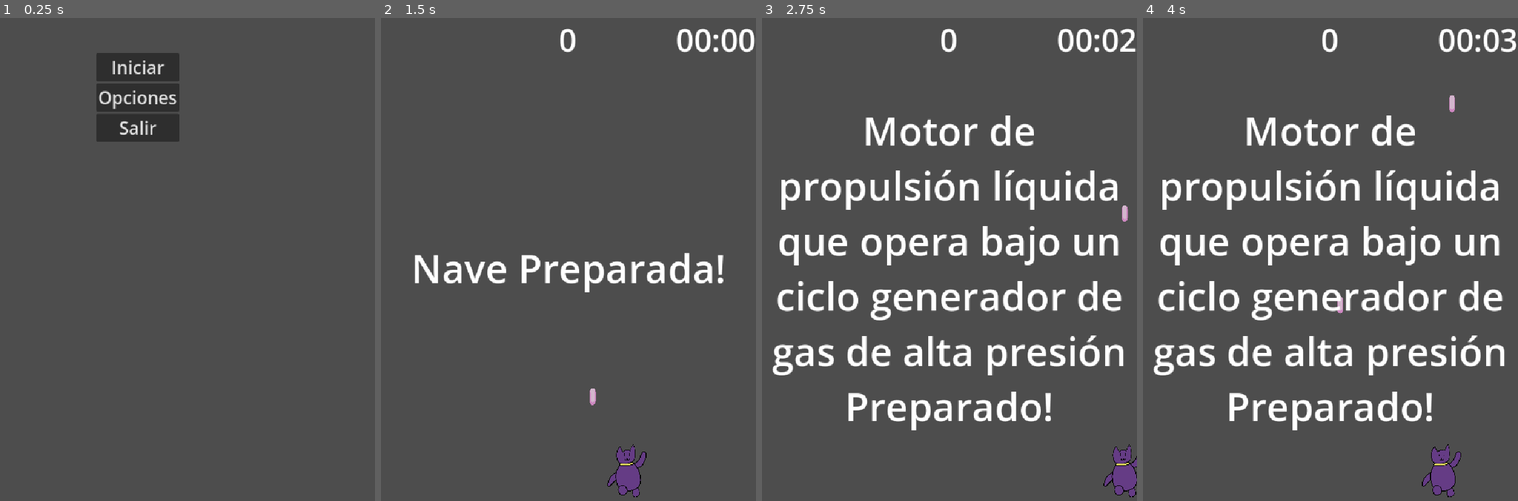
Above: before the commit, frames 1-4 (left to right).
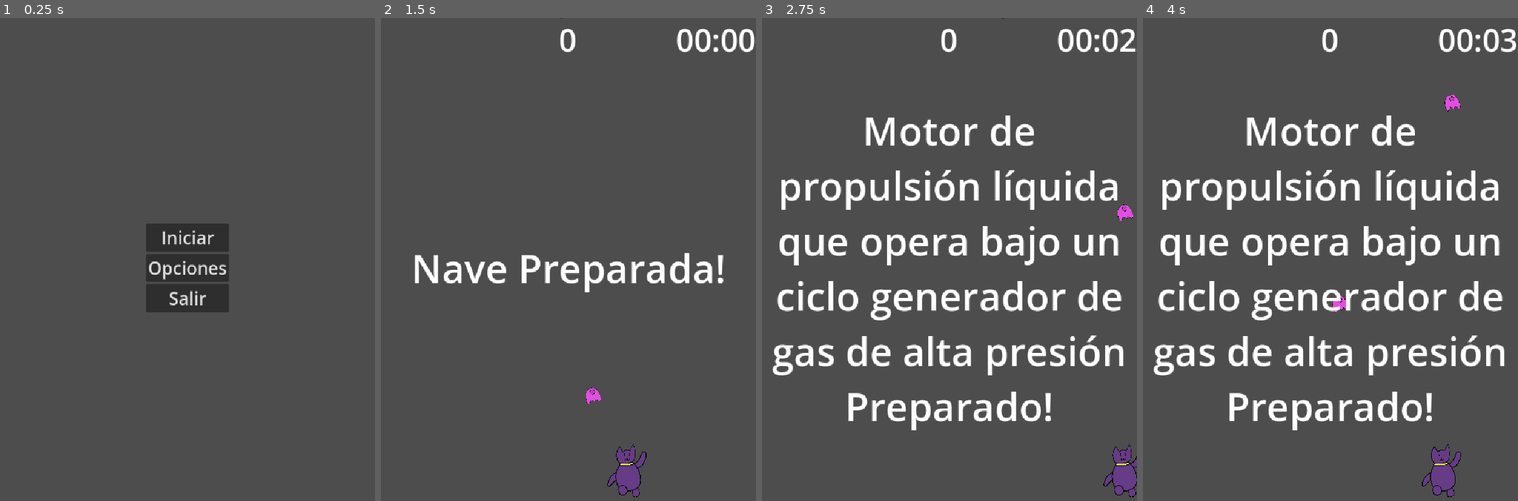
Above: after the commit, the same moments.

Repository: Ian-Jesus/El-viaje-de-Pon
Game: Godot game, scene res://Escenas/menu.tscn
The game is run twice, just before and just after one commit, with the same random seed, the same clock (stepped at 60 frames per second) and the same inputs. The engine's default icon, where the game draws it, is replaced by a stand-in: a white triangle on a blue panel in a dark square.
Inputs:
- Up to frame 1 (0.25 s): no input
- Up to frame 2 (1.5 s): click "Iniciar" at 0.5 s; tap Enter (ui_accept) at 1.25 s; hold Right (ui_right) from 1.28 s (still down); tap W (ata) at 1.35 s
- Up to frame 3 (2.75 s): keep holding Right (ui_right); tap Enter (ui_accept) at 1.52, 2.27 s; tap W (ata) at 2.1 s
- Up to frame 4 (4 s): release Right (ui_right) at 2.78 s; hold A (izq) 2.78-3.53 s; tap D (der) at 2.85 s; tap W (ata) at 3.05, 3.6 s; hold Right (ui_right) from 3.53 s (still down); tap Enter (ui_accept) at 3.77 s

The runs differ from the first frame. In frame 1, 7.3% of the frame differs, in the area x 25-61%, y 7-61%; in frame 2, 0.1%; in frame 3, 0.1%; in frame 4, 0.2%.

Commit message:
nueva rama sprites
cree una rama para agregar los sprites nuevos, hasta ahora solo estan los que yo hice que son bocetos

Diff:
--- a/Actores/bala.tscn
+++ b/Actores/bala.tscn
@@ -1,17 +1,17 @@
 [gd_scene format=3 uid="uid://pna8uivww3px"]
 
 [ext_resource type="Script" uid="uid://bj2uecvi8jisx" path="res://Scripts/bala.gd" id="1_dllt4"]
-[ext_resource type="Texture2D" uid="uid://k2y4h6p6kma3" path="res://Sprites/bala.png" id="2_dllt4"]
+[ext_resource type="Texture2D" uid="uid://c3nbhdxk1tqc6" path="res://Sprites/prototipos/ataque.png" id="2_dllt4"]
 
 [sub_resource type="RectangleShape2D" id="RectangleShape2D_q5sfa"]
-size = Vector2(14, 37)
+size = Vector2(27, 37)
 
 [node name="bala" type="CharacterBody2D" unique_id=234226471]
 collision_mask = 0
 script = ExtResource("1_dllt4")
 
 [node name="Sprite2D" type="Sprite2D" parent="." unique_id=1558668657]
-scale = Vector2(0.15, 0.15)
+scale = Vector2(0.09, 0.09)
 texture = ExtResource("2_dllt4")
 
 [node name="CollisionShape2D" type="CollisionShape2D" parent="." unique_id=681749564]
--- a/Actores/bala_enemigo_2.tscn
+++ b/Actores/bala_enemigo_2.tscn
@@ -1,7 +1,7 @@
 [gd_scene format=3 uid="uid://pt5bc7kdwwm7"]
 
-[ext_resource type="Texture2D" uid="uid://ckohfmo7tdfm2" path="res://Sprites/meteorito.png" id="1_8gusc"]
 [ext_resource type="Script" uid="uid://cqkby7xuer22v" path="res://Scripts/bala_enemigo_2.gd" id="1_fyfj1"]
+[ext_resource type="Texture2D" uid="uid://g5ymgryevyjm" path="res://Sprites/prototipos/meteorito.png" id="2_fyfj1"]
 
 [sub_resource type="CircleShape2D" id="CircleShape2D_g04yl"]
 radius = 20.0
@@ -11,10 +11,11 @@
 collision_mask = 0
 script = ExtResource("1_fyfj1")
 
+[node name="Sprite2D" type="Sprite2D" parent="." unique_id=1888028409]
+modulate = Color(0.56023896, 0.018582309, 9.62615e-08, 1)
+position = Vector2(-1.0000001, 2.0000002)
+scale = Vector2(0.09, 0.09)
+texture = ExtResource("2_fyfj1")
+
 [node name="CollisionShape2D" type="CollisionShape2D" parent="." unique_id=731739587]
 shape = SubResource("CircleShape2D_g04yl")
-
-[node name="Sprite2D" type="Sprite2D" parent="." unique_id=1888028409]
-modulate = Color(0.56023896, 0.018582309, 9.62615e-08, 1)
-scale = Vector2(0.17, 0.17)
-texture = ExtResource("1_8gusc")
--- a/Actores/dr_medusa.tscn
+++ b/Actores/dr_medusa.tscn
@@ -1,13 +1,13 @@
 [gd_scene format=3 uid="uid://bjteyx1ut0pop"]
 
 [ext_resource type="Script" uid="uid://dj6l8qljk0ph" path="res://Scripts/dr_medusa.gd" id="1_ufglm"]
-[ext_resource type="Texture2D" uid="uid://c1jtvjna3cix3" path="res://Sprites/PonOVni.png" id="2_yyt5b"]
+[ext_resource type="Texture2D" uid="uid://17hrretnhp6a" path="res://Sprites/prototipos/drMedusa.png" id="2_ufglm"]
 
 [sub_resource type="RectangleShape2D" id="RectangleShape2D_7asr5"]
-size = Vector2(180, 180)
+size = Vector2(160, 180)
 
 [sub_resource type="RectangleShape2D" id="RectangleShape2D_obaep"]
-size = Vector2(180, 170)
+size = Vector2(160, 170)
 
 [node name="DrMedusa" type="CharacterBody2D" unique_id=372033936 groups=["enemigo2"]]
 collision_layer = 2
@@ -25,8 +25,9 @@
 shape = SubResource("RectangleShape2D_obaep")
 
 [node name="Sprite2D" type="Sprite2D" parent="." unique_id=1242693768]
-modulate = Color(0, 1, 0.023529412, 1)
-texture = ExtResource("2_yyt5b")
+position = Vector2(-10, 10.000001)
+scale = Vector2(0.4, 0.4)
+texture = ExtResource("2_ufglm")
 
 [node name="Marker2D" type="Marker2D" parent="." unique_id=142022598]
 position = Vector2(0, 100)
--- a/Actores/enemigo.tscn
+++ b/Actores/enemigo.tscn
@@ -1,7 +1,7 @@
 [gd_scene format=3 uid="uid://yyuxqkxovco7"]
 
 [ext_resource type="Script" uid="uid://d2iv81kiinjfw" path="res://Scripts/enemigo.gd" id="1_l5t4n"]
-[ext_resource type="Texture2D" uid="uid://ckohfmo7tdfm2" path="res://Sprites/meteorito.png" id="2_l5t4n"]
+[ext_resource type="Texture2D" uid="uid://g5ymgryevyjm" path="res://Sprites/prototipos/meteorito.png" id="2_l5t4n"]
 
 [sub_resource type="CircleShape2D" id="CircleShape2D_obaep"]
 radius = 89.0
@@ -15,6 +15,11 @@
 collision_mask = 4
 script = ExtResource("1_l5t4n")
 
+[node name="Sprite2D" type="Sprite2D" parent="." unique_id=271893212]
+position = Vector2(-6.25, 7.5)
+scale = Vector2(0.4, 0.4)
+texture = ExtResource("2_l5t4n")
+
 [node name="areaDeteccion" type="Area2D" parent="." unique_id=1364154516]
 collision_layer = 0
 
@@ -25,8 +30,4 @@
 scale = Vector2(0.99999994, 0.99999994)
 shape = SubResource("CircleShape2D_dm7cm")
 
-[node name="Sprite2D" type="Sprite2D" parent="." unique_id=271893212]
-scale = Vector2(0.6999999, 0.6999999)
-texture = ExtResource("2_l5t4n")
-
 [connection signal="body_entered" from="areaDeteccion" to="." method="_on_area_deteccion_body_entered"]
--- a/Actores/enemigo_2.tscn
+++ b/Actores/enemigo_2.tscn
@@ -1,13 +1,13 @@
 [gd_scene format=3 uid="uid://cpox8dn7qf13c"]
 
-[ext_resource type="Texture2D" uid="uid://c1jtvjna3cix3" path="res://Sprites/PonOVni.png" id="1_ga12t"]
 [ext_resource type="Script" uid="uid://53hcdwaiy34q" path="res://Scripts/enemigo_2.gd" id="1_qsk1r"]
+[ext_resource type="Texture2D" uid="uid://bmm0q7ej5yhw7" path="res://Sprites/prototipos/robotMedusa.png" id="2_qsk1r"]
 
 [sub_resource type="RectangleShape2D" id="RectangleShape2D_7asr5"]
-size = Vector2(180, 180)
+size = Vector2(150, 190)
 
 [sub_resource type="RectangleShape2D" id="RectangleShape2D_obaep"]
-size = Vector2(180, 170)
+size = Vector2(150, 180)
 
 [node name="Enemigo2" type="CharacterBody2D" unique_id=372033936 groups=["enemigo2"]]
 collision_layer = 2
@@ -25,8 +25,9 @@
 shape = SubResource("RectangleShape2D_obaep")
 
 [node name="Sprite2D" type="Sprite2D" parent="." unique_id=1242693768]
-modulate = Color(1, 0, 0.023529412, 1)
-texture = ExtResource("1_ga12t")
+position = Vector2(-5, 8)
+scale = Vector2(0.5, 0.5)
+texture = ExtResource("2_qsk1r")
 
 [node name="Marker2D" type="Marker2D" parent="." unique_id=142022598]
 position = Vector2(0, 100)
--- a/Actores/tentaculo.tscn
+++ b/Actores/tentaculo.tscn
@@ -2,6 +2,7 @@
 
 [ext_resource type="Script" uid="uid://b88d4fto8o06x" path="res://Scripts/tentaculo.gd" id="1_05e0r"]
 [ext_resource type="Texture2D" uid="uid://djl4v0bfdqec" path="res://Sprites/calamardo.png" id="1_qsrir"]
+[ext_resource type="Texture2D" uid="uid://dviv0e6jxq7b2" path="res://Sprites/prototipos/tentaculo.png" id="3_uqgc3"]
 
 [sub_resource type="RectangleShape2D" id="RectangleShape2D_7asr5"]
 size = Vector2(150, 1000)
@@ -16,8 +17,12 @@
 shape = SubResource("RectangleShape2D_7asr5")
 
 [node name="Sprite2D" type="Sprite2D" parent="." unique_id=1366824884]
+visible = false
 modulate = Color(0, 1, 0.023529412, 1)
 scale = Vector2(0.2, 0.8)
 texture = ExtResource("1_qsrir")
 
+[node name="Sprite2D2" type="Sprite2D" parent="." unique_id=1382096067]
+texture = ExtResource("3_uqgc3")
+
 [connection signal="body_entered" from="Area2D" to="." method="_on_area_2d_body_entered"]
--- a/Escenas/menu.tscn
+++ b/Escenas/menu.tscn
@@ -4,15 +4,14 @@
 
 [node name="Menu" type="Control" unique_id=1088037396]
 layout_mode = 3
-anchors_preset = 15
-anchor_right = 1.0
-anchor_bottom = 1.0
-offset_left = -102.0
-offset_top = -349.0
-offset_right = -102.0
-offset_bottom = -349.0
+anchors_preset = 8
+anchor_left = 0.5
+anchor_top = 0.5
+anchor_right = 0.5
+anchor_bottom = 0.5
 grow_horizontal = 2
 grow_vertical = 2
+size_flags_horizontal = 4
 script = ExtResource("1_lnt83")
 
 [node name="VBoxContainer" type="VBoxContainer" parent="." unique_id=919354509]
Binary file added: Sprites/prototipos/ataque.png
Not shown, added: Sprites/prototipos/ataque.png.import
Binary file added: Sprites/prototipos/drMedusa.png
Not shown, added: Sprites/prototipos/drMedusa.png.import
Binary file added: Sprites/prototipos/meteorito.png
Not shown, added: Sprites/prototipos/meteorito.png.import
Binary file added: Sprites/prototipos/robotMedusa.png
Not shown, added: Sprites/prototipos/robotMedusa.png.import
Binary file added: Sprites/prototipos/tentaculo.png
Not shown, added: Sprites/prototipos/tentaculo.png.import
Not shown, added: Sprites/prototipos/drMedusa.png~
Not shown, added: Sprites/prototipos/robotMedusa.png~
(and 1 more such lines)
